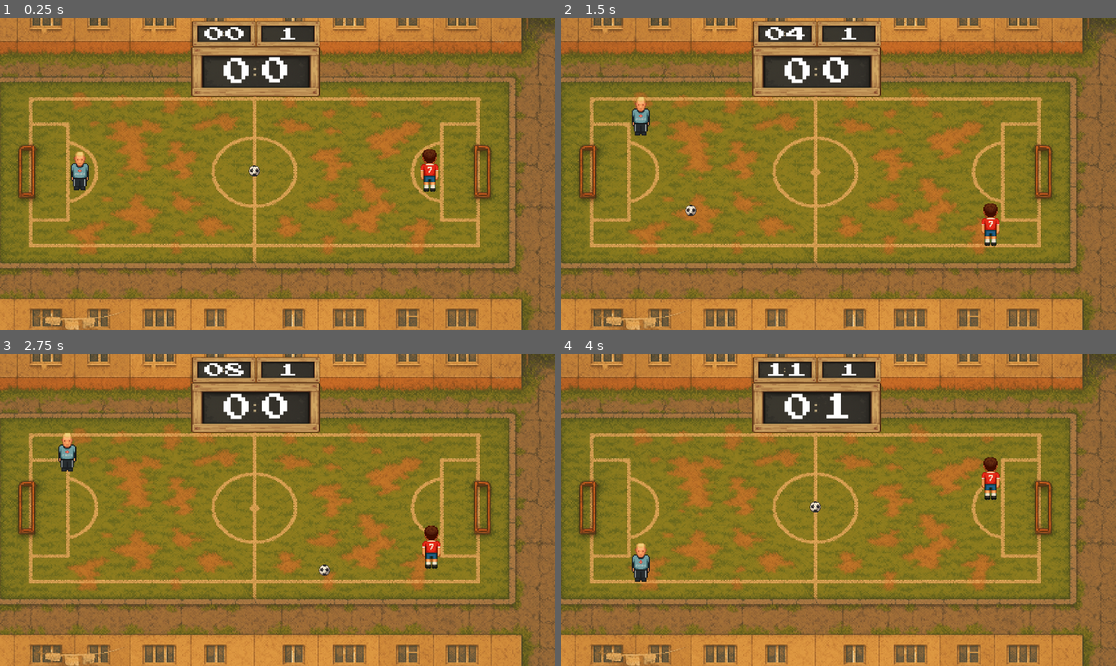
Above: before the commit, frames 1-4 (two rows, left to right).
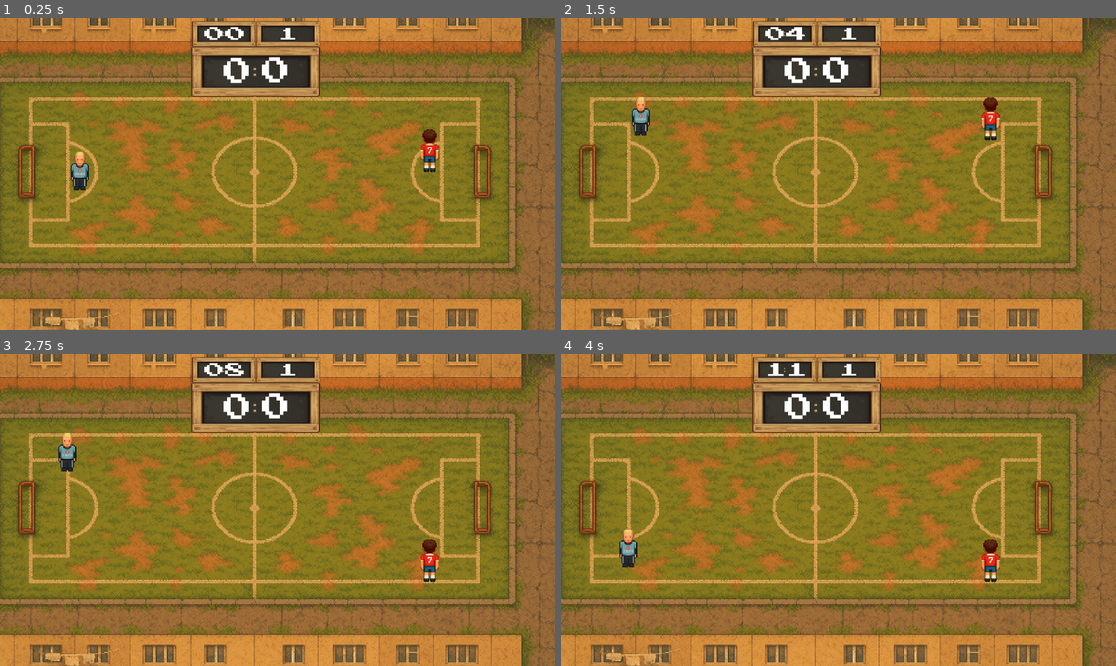
Above: after the commit, the same moments.

Repository: supervi5w4/footballpong
Game: Godot game, scene res://scenes/tournament_game.tscn
The game is run twice, just before and just after one commit, with the same random seed, the same clock (stepped at 60 frames per second) and the same inputs. This scene is started directly instead of the project's main scene.
Inputs:
- Up to frame 1 (0.25 s): no input
- Up to frame 2 (1.5 s): tap Enter (ui_accept) at 0.5, 0.6, 0.77, 1.07, 1.35 s; hold Up (ui_up) from 0.53 s (still down)
- Up to frame 3 (2.75 s): tap Enter (ui_accept) at 1.52, 1.82, 2.1 s; release Up (ui_up) at 2.03 s; hold Left (ui_left) from 2.03 s (still down)
- Up to frame 4 (4 s): tap Enter (ui_accept) at 2.85, 3.02, 3.32, 3.6, 3.77 s; release Left (ui_left) at 3.53 s; hold Down (ui_down) from 3.53 s (still down)

The runs differ from the first frame. In frame 1, 0.6% of the frame differs, in the area x 44-80%, y 35-56%; in frame 2, 0.8%; in frame 3, 0.5%; in frame 4, 1.6%, in the area x 10-80%, y 12-74%.
Error after the commit: Invalid access to property or key 'position' on a base object of type 'Nil'. (res://scenes/game.gd:205)

Commit message:
Add files via upload

Diff:
--- a/scenes/ai_paddle.gd
+++ b/scenes/ai_paddle.gd
@@ -26,10 +26,7 @@
 @export var paddle_bounce_damp: float = 0.8
 
 @export var goal_left: Vector2 = Vector2(0, 540)
-@export var goal_right: Vector2 = Vector2(1920, 540)
-
-const FIELD_SIZE: Vector2i = Vector2i(1920, 1080)
-const HALF_FIELD_X: int = FIELD_SIZE.x / 2
+
 const BASE_SPEED: float = 850.0
 const REACTION_BASE: float = 0.12
 const ATTACK_OFFSET: float = 80.0
@@ -62,6 +59,20 @@
 var start_pos: Vector2 = Vector2.ZERO
 var _is_first_hit: bool = true
 var _smooth_factor: float = 0.15  # Фактор плавности (0.1 = очень плавно, 0.3 = быстро)
+
+# ---------------- Dynamic Field Properties ----------------
+func get_field_size() -> Vector2:
+	"""Возвращает текущий размер игрового поля из viewport"""
+	return get_viewport_rect().size
+
+func get_half_field_x() -> float:
+	"""Возвращает координату X центра поля"""
+	return get_field_size().x * 0.5
+
+func get_goal_right() -> Vector2:
+	"""Возвращает позицию правых ворот"""
+	var field_size = get_field_size()
+	return Vector2(field_size.x, field_size.y * 0.5)
 
 # ---------------- READY ----------------
 func _ready() -> void:
@@ -85,6 +96,12 @@
 	_fake_timer = 0.0
 	_is_first_hit = true
 
+func set_start_position(pos: Vector2) -> void:
+	"""Устанавливает новую стартовую позицию ракетки"""
+	start_pos = pos
+	global_position = pos
+	_smooth_target_pos = pos
+
 func set_defends_right_side(value: bool) -> void:
 	"""Устанавливает флаг защиты правой стороны поля"""
 	defends_right_side = value
@@ -132,7 +149,7 @@
 
 func _check_first_hit_reset() -> void:
 	if not _is_first_hit:
-		var left_side: bool = _ball.global_position.x < HALF_FIELD_X
+		var left_side: bool = _ball.global_position.x < get_half_field_x()
 		if (defends_right_side and left_side) or (not defends_right_side and not left_side):
 			_is_first_hit = true
 
@@ -173,7 +190,8 @@
 		var b_to_player: bool = ball_dir.dot(toward_player) > 0.7
 		var b_to_me: bool = ball_dir.dot(toward_me) > 0.7
 		var fast_ball: bool = spd > FAST_BALL_SPEED
-		var edge_near: bool = ball_pos.y < EDGE_MARGIN or ball_pos.y > float(FIELD_SIZE.y) - EDGE_MARGIN
+		var field_size = get_field_size()
+		var edge_near: bool = ball_pos.y < EDGE_MARGIN or ball_pos.y > field_size.y - EDGE_MARGIN
 		var strong_hit: bool = b_to_me and (spd > STRONG_HIT_SPEED or abs(ball_dir.y) > STRONG_HIT_ANGLE)
 
 		if strong_hit and randf() < 0.5:
@@ -244,28 +262,31 @@
 
 # ------------ Helper Calculations ---------------
 func _goal_pos(ball_pos: Vector2) -> Vector2:
-	var my_goal: Vector2 = goal_right if defends_right_side else goal_left
+	var my_goal: Vector2 = get_goal_right() if defends_right_side else goal_left
 	return my_goal.lerp(ball_pos, 0.25)
 
 func _attack_pos(ball_pos: Vector2) -> Vector2:
-	var enemy_goal: Vector2 = goal_left if defends_right_side else goal_right
+	var enemy_goal: Vector2 = goal_left if defends_right_side else get_goal_right()
 	var y_offset: float = ATTACK_OFFSET * sign(ball_pos.y - _player.global_position.y)
 	return (ball_pos + Vector2(0, y_offset)).lerp(enemy_goal, 0.10)
 
 func _block_pos(player_pos: Vector2) -> Vector2:
-	var offset_y: float = 120.0 if player_pos.y < FIELD_SIZE.y * 0.5 else -120.0
-	return Vector2(player_pos.x, clamp(player_pos.y + offset_y, 80.0, float(FIELD_SIZE.y - 80)))
+	var field_size = get_field_size()
+	var offset_y: float = 120.0 if player_pos.y < field_size.y * 0.5 else -120.0
+	return Vector2(player_pos.x, clamp(player_pos.y + offset_y, 80.0, field_size.y - 80))
 
 func _high_speed_pos(ball_pos: Vector2) -> Vector2:
 	var intercept: Vector2 = _predict_intercept()
 	return intercept.lerp(_goal_pos(ball_pos), 0.5)
 
 func _edge_guard_pos(ball_pos: Vector2) -> Vector2:
-	var target_y: float = 80.0 if ball_pos.y < FIELD_SIZE.y * 0.5 else float(FIELD_SIZE.y - 80.0)
+	var field_size = get_field_size()
+	var target_y: float = 80.0 if ball_pos.y < field_size.y * 0.5 else field_size.y - 80.0
 	return Vector2(global_position.x, target_y)
 
 func _predict_second_bounce() -> Vector2:
-	var wall_x: float = float(FIELD_SIZE.x) if defends_right_side else 0.0
+	var field_size = get_field_size()
+	var wall_x: float = field_size.x if defends_right_side else 0.0
 	var from: Vector2 = _ball.global_position
 	var vel: Vector2 = _ball.linear_velocity.normalized()
 	var dist: float = abs(wall_x - from.x)
@@ -274,10 +295,11 @@
 	return first_hit + after_bounce * dist * 0.3
 
 func _predict_multi_bounce(ball_pos: Vector2, velocity: Vector2, max_bounces: int) -> Vector2:
+	var field_size = get_field_size()
 	var pos: Vector2 = ball_pos
 	var vel: Vector2 = velocity
 	var top: float = 0.0
-	var bottom: float = float(FIELD_SIZE.y)
+	var bottom: float = field_size.y
 	var target_x: float = global_position.x
 	var player_x: float = _player.global_position.x
 	var b: int = 0
@@ -318,7 +340,7 @@
 
 # ---------- Prediction / Dodge helpers ----------
 func _is_on_my_side(pos: Vector2) -> bool:
-	return (defends_right_side and pos.x > HALF_FIELD_X) or (not defends_right_side and pos.x < HALF_FIELD_X)
+	return (defends_right_side and pos.x > get_half_field_x()) or (not defends_right_side and pos.x < get_half_field_x())
 
 func _is_ball_behind() -> bool:
 	return (defends_right_side and _ball.global_position.x > global_position.x) or \
@@ -334,7 +356,8 @@
 	if t < 0.0:
 		return p
 	var y: float = p.y + v.y * t
-	var height: float = FIELD_SIZE.y
+	var field_size = get_field_size()
+	var height: float = field_size.y
 	var period: float = height * 2.0
 	y = fposmod(y, period)
 	if y > height:
@@ -342,14 +365,15 @@
 	return Vector2(paddle_x, clamp(y, 80.0, height - 80.0))
 
 func _dodge_pos(ball_pos: Vector2) -> Vector2:
+	var field_size = get_field_size()
 	var dir_y: float = sign(global_position.y - ball_pos.y)
 	if is_zero_approx(dir_y):
-		dir_y = 1.0 if ball_pos.y < FIELD_SIZE.y * 0.5 else -1.0
-	var target_y: float = clamp(global_position.y + dir_y * 400.0, 80.0, float(FIELD_SIZE.y - 80.0))
+		dir_y = 1.0 if ball_pos.y < field_size.y * 0.5 else -1.0
+	var target_y: float = clamp(global_position.y + dir_y * 400.0, 80.0, field_size.y - 80.0)
 	return Vector2(global_position.x, target_y)
 
 func _retreat_pos() -> Vector2:
-	var my_goal: Vector2 = goal_right if defends_right_side else goal_left
+	var my_goal: Vector2 = get_goal_right() if defends_right_side else goal_left
 	return my_goal.lerp(start_pos, 0.2)
 
 func _add_error(style: Dictionary) -> void:
@@ -358,11 +382,12 @@
 	_target_pos += Vector2(randf_range(-r, r), randf_range(-r, r))
 
 func _clamp_advancement() -> void:
-	var limit_x: float = FIELD_SIZE.x * ADVANCE_LIMIT_PROPORTION
+	var field_size = get_field_size()
+	var limit_x: float = field_size.x * ADVANCE_LIMIT_PROPORTION
 	if defends_right_side:
 		_target_pos.x = max(_target_pos.x, limit_x)
 	else:
-		_target_pos.x = min(_target_pos.x, FIELD_SIZE.x - limit_x)
+		_target_pos.x = min(_target_pos.x, field_size.x - limit_x)
 
 # ---------------- Movement & Clamp X ----------------
 func _move() -> void:
--- a/scenes/ball.gd
+++ b/scenes/ball.gd
@@ -65,6 +65,10 @@
 	var m := get_node_or_null(spawn_marker_path) as Node2D
 	_spawn_point = (m.global_position if m else global_position)
 
+	# Если родитель - это Game, получаем позицию спавна от него
+	if root and root.has_method("get_spawn_position"):
+		_spawn_point = root.get_spawn_position()
+
 func _teleport_to_spawn() -> void:
 	# Полная остановка
 	PhysicsServer2D.body_set_state(get_rid(), PhysicsServer2D.BODY_STATE_LINEAR_VELOCITY, Vector2.ZERO)
--- a/scenes/game.gd
+++ b/scenes/game.gd
@@ -5,6 +5,7 @@
 #   - работу с мячом и ракетками
 #   - обновление табло (UI)
 #   - управление временем матча
+#   - динамическое позиционирование поля и стен
 # Требует:
 #   - Score (Autoload синглтон)
 #   - Label-узлы: UI/ScoreLeft и UI/ScoreRight
@@ -17,10 +18,32 @@
 # --- Константы ---
 const RETURN_SCENE := "res://scenes/menu.tscn"
 
+# --- Константы для позиционирования (базовые для 1920x1080) ---
+const BASE_FIELD_POSITION := Vector2(962, 533)
+const BASE_FIELD_SCALE := Vector2(1.25651, 1.14258)
+const BASE_WALL_TOP_POS := Vector2(956, 132)
+const BASE_WALL_BOTTOM_POS := Vector2(959.5, 954.5)
+const BASE_WALL_LEFT_POS := Vector2(33.75, 534.25)
+const BASE_WALL_RIGHT_POS := Vector2(1811, 532.5)
+const BASE_WALL_RIGHT2_POS := Vector2(1677, 700.5)
+const BASE_WALL_RIGHT3_POS := Vector2(1679, 356.438)
+const BASE_WALL_LEFT2_POS := Vector2(85.875, 367.125)
+const BASE_WALL_LEFT3_POS := Vector2(86, 699)
+const BASE_GOAL_RIGHT_POS := Vector2(1673.25, 531.5)
+const BASE_GOAL_LEFT_POS := Vector2(93.3764, 532.241)
+const BASE_SPAWN_POS := Vector2(880, 529)
+const BASE_PLAYER_PADDLE_POS := Vector2(276, 531)
+const BASE_AI_PADDLE_POS := Vector2(1486, 529)
+
 # --- Узлы сцены ---
 @onready var ball: RigidBody2D = $Ball
 @onready var player_paddle: CharacterBody2D = $PlayerPaddle
 @onready var ai_paddle: CharacterBody2D = $AiPaddle
+@onready var field: Sprite2D = $Field
+@onready var walls: Node2D = $Walls
+@onready var goal_area_right: Area2D = $GoalAreaRight
+@onready var goal_area_left: Area2D = $GoalAreaLeft
+@onready var spawn_point: Marker2D = $SpawnPoint
 
 @onready var score_left_label: Label = $UI/ScoreLeft
 @onready var score_right_label: Label = $UI/ScoreRight
@@ -28,8 +51,16 @@
 @onready var message_label: Label = $UI/MessageLabel
 
 var _game_started: bool = false
+var _viewport_size: Vector2 = Vector2.ZERO
+var _scale_factor: Vector2 = Vector2.ONE
 
 func _ready() -> void:
+	# Вычисляем размеры viewport и масштаб
+	_calculate_viewport_scale()
+
+	# Позиционируем все элементы относительно нового размера
+	_position_field_elements()
+
 	# Сбрасываем счёт в начале игры
 	Score.reset_score()
 	Score.player_on_left = true  # Игрок начинает слева
@@ -69,6 +100,118 @@
 	if time_scoreboard:
 		time_scoreboard.stop_match()
 
+func _calculate_viewport_scale() -> void:
+	"""Вычисляет масштаб для адаптации к текущему размеру viewport"""
+	var viewport_rect = get_viewport_rect()
+	_viewport_size = viewport_rect.size
+
+	# Базовый размер для которого заданы координаты
+	var base_size = Vector2(1920, 1080)
+
+	# Вычисляем масштаб по X и Y
+	_scale_factor.x = _viewport_size.x / base_size.x
+	_scale_factor.y = _viewport_size.y / base_size.y
+
+	print("Viewport size: ", _viewport_size)
+	print("Scale factor: ", _scale_factor)
+
+func _position_field_elements() -> void:
+	"""Позиционирует все элементы поля относительно нового размера viewport"""
+	if not field or not walls:
+		return
+
+	# Позиционируем поле
+	field.position = _scale_position(BASE_FIELD_POSITION)
+	field.scale = BASE_FIELD_SCALE * _scale_factor
+
+	# Позиционируем стены
+	_position_walls()
+
+	# Позиционируем ворота
+	goal_area_right.position = _scale_position(BASE_GOAL_RIGHT_POS)
+	goal_area_left.position = _scale_position(BASE_GOAL_LEFT_POS)
+
+	# Позиционируем точку спавна
+	spawn_point.position = _scale_position(BASE_SPAWN_POS)
+
+	# Позиционируем ракетки
+	player_paddle.position = _scale_position(BASE_PLAYER_PADDLE_POS)
+	ai_paddle.position = _scale_position(BASE_AI_PADDLE_POS)
+
+	# Обновляем стартовые позиции ракеток
+	if player_paddle.has_method("set_start_position"):
+		player_paddle.set_start_position(player_paddle.position)
+	if ai_paddle.has_method("set_start_position"):
+		ai_paddle.set_start_position(ai_paddle.position)
+
+func _position_walls() -> void:
+	"""Позиционирует все стены"""
+	var wall_top = walls.get_node_or_null("WallTop/CollisionShape2D")
+	var wall_bottom = walls.get_node_or_null("WallBottom/CollisionShape2D")
+	var wall_left = walls.get_node_or_null("WallLeft/CollisionShape2D")
+	var wall_right = walls.get_node_or_null("WallRight/CollisionShape2D")
+	var wall_right2 = walls.get_node_or_null("WallRight2/CollisionShape2D")
+	var wall_right3 = walls.get_node_or_null("WallRight3/CollisionShape2D")
+	var wall_left2 = walls.get_node_or_null("WallLeft2/CollisionShape2D")
+	var wall_left3 = walls.get_node_or_null("WallLeft3/CollisionShape2D")
+
+	if wall_top:
+		wall_top.position = _scale_position(BASE_WALL_TOP_POS)
+	if wall_bottom:
+		wall_bottom.position = _scale_position(BASE_WALL_BOTTOM_POS)
+	if wall_left:
+		wall_left.position = _scale_position(BASE_WALL_LEFT_POS)
+	if wall_right:
+		wall_right.position = _scale_position(BASE_WALL_RIGHT_POS)
+	if wall_right2:
+		wall_right2.position = _scale_position(BASE_WALL_RIGHT2_POS)
+	if wall_right3:
+		wall_right3.position = _scale_position(BASE_WALL_RIGHT3_POS)
+	if wall_left2:
+		wall_left2.position = _scale_position(BASE_WALL_LEFT2_POS)
+	if wall_left3:
+		wall_left3.position = _scale_position(BASE_WALL_LEFT3_POS)
+
+func _scale_position(base_position: Vector2) -> Vector2:
+	"""Масштабирует позицию относительно центра экрана"""
+	var viewport_center = _viewport_size * 0.5
+	var base_center = Vector2(1920, 1080) * 0.5
+
+	# Вычисляем смещение от центра
+	var offset = base_position - base_center
+
+	# Применяем масштаб к смещению
+	var scaled_offset = offset * _scale_factor
+
+	# Возвращаем новую позицию относительно центра нового viewport
+	return viewport_center + scaled_offset
+
+func get_field_bounds() -> Rect2:
+	"""Возвращает границы игрового поля"""
+	var field_rect = Rect2()
+	field_rect.position = Vector2(50, 100) * _scale_factor
+	field_rect.size = Vector2(_viewport_size.x - 100, _viewport_size.y - 200) * _scale_factor
+	return field_rect
+
+func get_goal_positions() -> Dictionary:
+	"""Возвращает позиции ворот"""
+	return {
+		"left": goal_area_left.position,
+		"right": goal_area_right.position
+	}
+
+func get_spawn_position() -> Vector2:
+	"""Возвращает позицию спавна мяча"""
+	return spawn_point.position
+
+func _notification(what: int) -> void:
+	"""Обработка системных уведомлений"""
+	if what == NOTIFICATION_WM_SIZE_CHANGED:
+		# При изменении размера окна пересчитываем позиции
+		_calculate_viewport_scale()
+		_position_field_elements()
+		print("Window size changed, repositioned field elements")
+
 # Обновление табло
 func _update_scoreboard(_left: int = 0, _right: int = 0) -> void:
 	if score_left_label and score_right_label:
--- a/scenes/player_paddle.gd
+++ b/scenes/player_paddle.gd
@@ -46,6 +46,11 @@
 func reset_position() -> void:
 	global_position = start_pos
 	velocity = Vector2.ZERO
+
+func set_start_position(pos: Vector2) -> void:
+	"""Устанавливает новую стартовую позицию ракетки"""
+	start_pos = pos
+	global_position = pos
 
 func set_defends_right_side(value: bool) -> void:
 	"""Устанавливает флаг защиты правой стороны поля"""
@@ -117,8 +122,8 @@
 	_handle_ball_collisions()
 	_clamp_x()
 
-	# Отладочная информация о позиции (только если движемся)
-	if OS.is_debug_build() and velocity.length() > 0:
+	# Отладочная информация о позиции (только в режиме отладки и если движемся)
+	if OS.is_debug_build() and velocity.length() > 0 and Input.is_action_just_pressed("ui_accept"):
 		print("Position after clamp: ", global_position.x)
 
 # ----------------- ВСПОМОГАТЕЛЬНОЕ -----------------
@@ -162,8 +167,8 @@
 	if min_x > max_x:
 		max_x = min_x
 
-	# Отладочная информация
-	if OS.is_debug_build():
+	# Отладочная информация (только при ручном включении режима отладки)
+	if OS.is_debug_build() and Input.is_action_pressed("ui_cancel"):
 		print("Clamp Debug - defends_right_side: ", defends_right_side)
 		print("Clamp Debug - use_custom_right_side_limits: ", use_custom_right_side_limits)
 		print("Clamp Debug - right_side_can_reach_center: ", right_side_can_reach_center)
